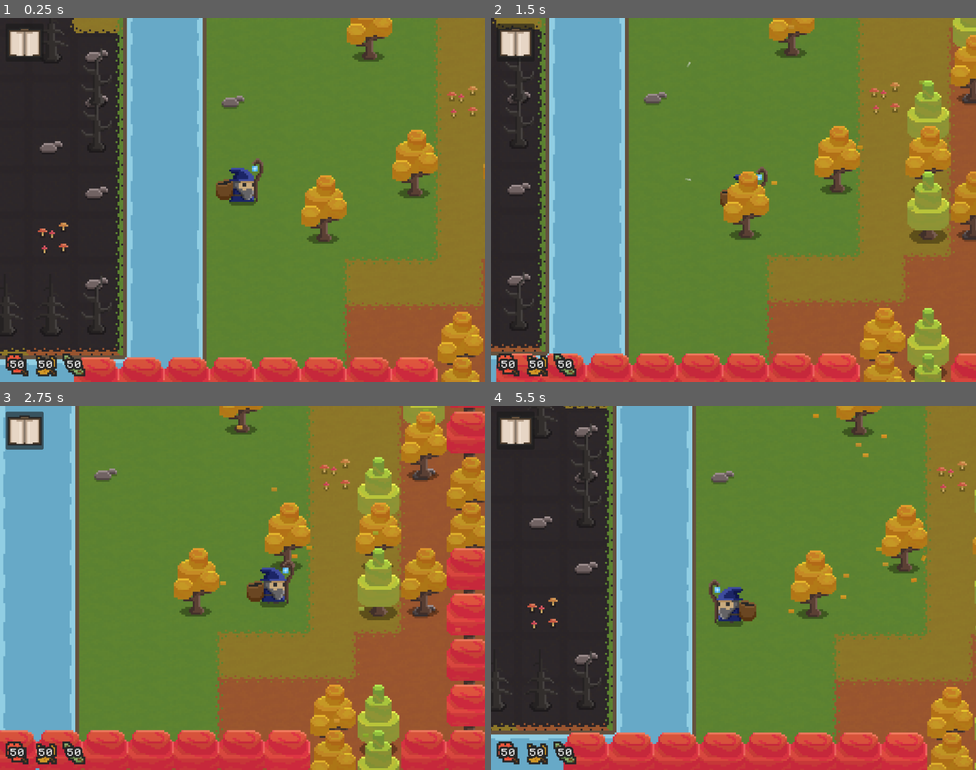
Above: before the commit, frames 1-4 (two rows, left to right).
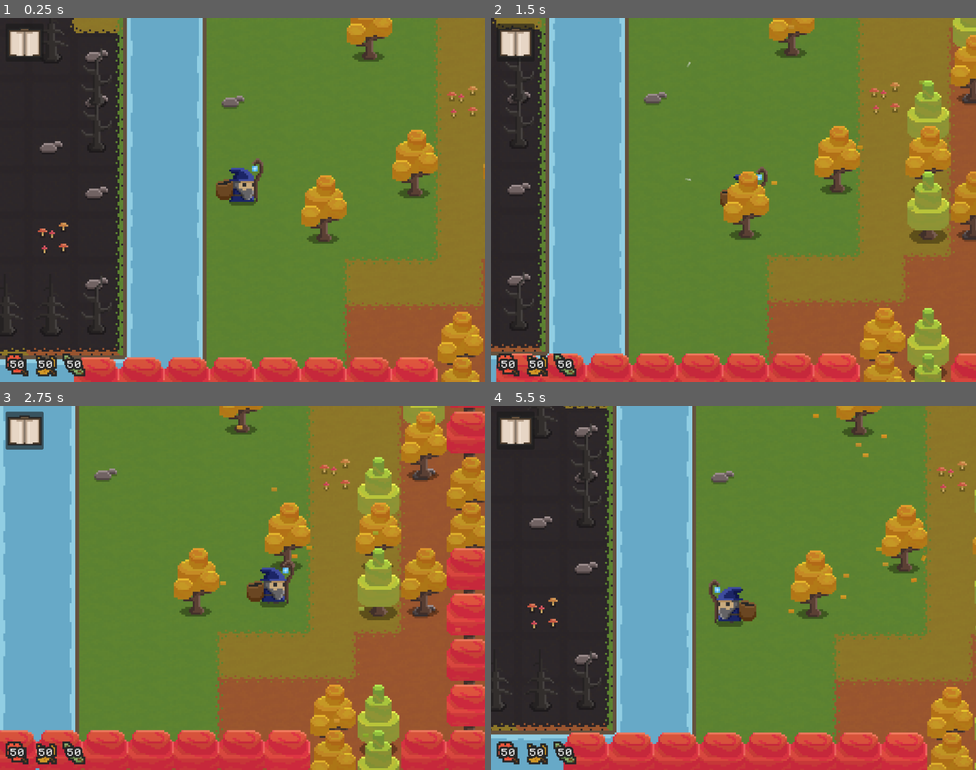
Above: after the commit, the same moments.

Repository: Pro1d/EchoesOfAmber
Game: Godot game, scene res://scenes/world.tscn
Same seed, same stepped clock (60 frames per second), same inputs: the game is played once before the commit and once after it. Sound files missing from this copy of the repository are replaced by a short silence.
Inputs:
- Up to frame 1 (0.25 s): no input
- Up to frame 2 (1.5 s): hold D (move_right) 0.53-1.28 s; tap E (attract_leaves) at 0.6 s; hold S (move_down) from 1.28 s (still down); tap 3 (put_green) at 1.35 s
- Up to frame 3 (2.75 s): release S (move_down) at 2.03 s; hold D (move_right) from 2.03 s (still down); tap 1 (put_red) at 2.1 s
- Up to frame 4 (5.5 s): release D (move_right) at 2.78 s; hold W (move_up) 2.78-3.53 s; tap one key every 0.75 s from 2.85 s: 2 (put_yellow) E (attract_leaves) 3 (put_green) 1 (put_red); hold A (move_left) 3.53-5.03 s; hold S (move_down) from 5.03 s (still down)

The runs differ from the first frame. In frame 1, 0.3% of the frame differs, in the area x 5-41%, y 0-96%; in frame 2, 0.4%; in frame 3, 0.3%; in frame 4, 0.4%, in the area x 0-41%, y 0-92%.

Commit message:
Add music

Diff:
--- a/resources/audio/default_bus_layout.tres
+++ b/resources/audio/default_bus_layout.tres
@@ -6,7 +6,7 @@
 
 [resource]
 bus/0/effect/0/effect = SubResource("AudioEffectAmplify_eeyjl")
-bus/0/effect/0/enabled = true
+bus/0/effect/0/enabled = false
 bus/1/name = &"Music"
 bus/1/solo = false
 bus/1/mute = false
--- a/scenes/fx/global_sfx.tscn
+++ b/scenes/fx/global_sfx.tscn
@@ -1,10 +1,12 @@
-[gd_scene load_steps=6 format=3 uid="uid://dpisql5gja5rw"]
+[gd_scene load_steps=8 format=3 uid="uid://dpisql5gja5rw"]
 
 [ext_resource type="AudioStream" uid="uid://6h7i6q3gyv40" path="res://assets/sounds/area_cleared_fx.ogg" id="1_bmv7q"]
 [ext_resource type="Script" path="res://scripts/fx/global_sfx.gd" id="1_j0yuv"]
 [ext_resource type="AudioStream" uid="uid://b7vyllx53d5ar" path="res://assets/sounds/build_fx.ogg" id="3_5oua0"]
 [ext_resource type="AudioStream" uid="uid://b6kp03lpemcs1" path="res://assets/sounds/grass_fx.ogg" id="4_3e5x5"]
 [ext_resource type="AudioStream" uid="uid://srwckt3yevwm" path="res://assets/sounds/page_turn.ogg" id="5_ik7ys"]
+[ext_resource type="AudioStream" uid="uid://dn4i7krf3eqo1" path="res://assets/musics/piano_track.ogg" id="6_6r1jk"]
+[ext_resource type="AudioStream" uid="uid://b8dst0148e2fm" path="res://assets/musics/strings_track.ogg" id="7_hakrh"]
 
 [node name="GlobalSFX" type="Node2D"]
 script = ExtResource("1_j0yuv")
@@ -31,3 +33,13 @@
 volume_db = -33.692
 max_polyphony = 4
 bus = &"SoundFx"
+
+[node name="MusicLayer1" type="AudioStreamPlayer" parent="."]
+stream = ExtResource("6_6r1jk")
+volume_db = -2.621
+bus = &"Music"
+
+[node name="MusicLayer2" type="AudioStreamPlayer" parent="."]
+stream = ExtResource("7_hakrh")
+volume_db = -12.0
+bus = &"Music"
--- a/scripts/fx/global_sfx.gd
+++ b/scripts/fx/global_sfx.gd
@@ -5,6 +5,8 @@
 @onready var build_sfx : AudioStreamPlayer = $BuildFx
 @onready var grass_sfx : AudioStreamPlayer = $GrassFx
 @onready var page_turn_sfx : AudioStreamPlayer = $PageTurnFx
+@onready var music_layer_1 : AudioStreamPlayer = $MusicLayer1
+@onready var music_layer_2 : AudioStreamPlayer = $MusicLayer2
 
 func _enter_tree() -> void:
 	Config.sfx = self
@@ -22,3 +24,28 @@
 
 func play_page_turn_fx() -> void:
 	page_turn_sfx.play()
+
+func play_music_layer_1() -> void:
+	fadein_track(music_layer_1, -2.0)
+
+func play_music_layer_2() -> void:
+	fadein_track(music_layer_2, -17.0)
+
+func fadein_track(track: AudioStreamPlayer, volume: float, duration: float = 5.0) -> void:
+	if track.playing:
+		return
+
+	print("playing")
+
+	track.volume_db = -64
+
+	if music_layer_1.playing:
+		# Sync with previous track
+		track.play(music_layer_1.get_playback_position())
+	else:
+		track.play()
+
+	var tween := get_tree().create_tween()
+	tween.tween_property(track, 'volume_db', volume, duration)
+	await tween.finished
+	tween.kill()
--- a/scripts/world.gd
+++ b/scripts/world.gd
@@ -142,6 +142,7 @@
 	current_quests.append(Quests.Q2_CLEAR_AREA_1)
 	_set_menu_visible(true)
 	await menu.display_current_quest_text(_q2_text)
+	Config.sfx.play_music_layer_1()
 
 
 func _update_leaves_quest() -> void:
@@ -163,3 +164,5 @@
 	await get_tree().create_timer(5).timeout
 	await blackbars.set_enabled(false)
 	player.lock_player = false
+
+	Config.sfx.play_music_layer_2()
Not shown, added: assets/musics/piano_track.ogg.import
Not shown, added: assets/musics/strings_track.ogg.import
Not shown, added: assets/musics/piano_track.ogg
Not shown, added: assets/musics/strings_track.ogg
